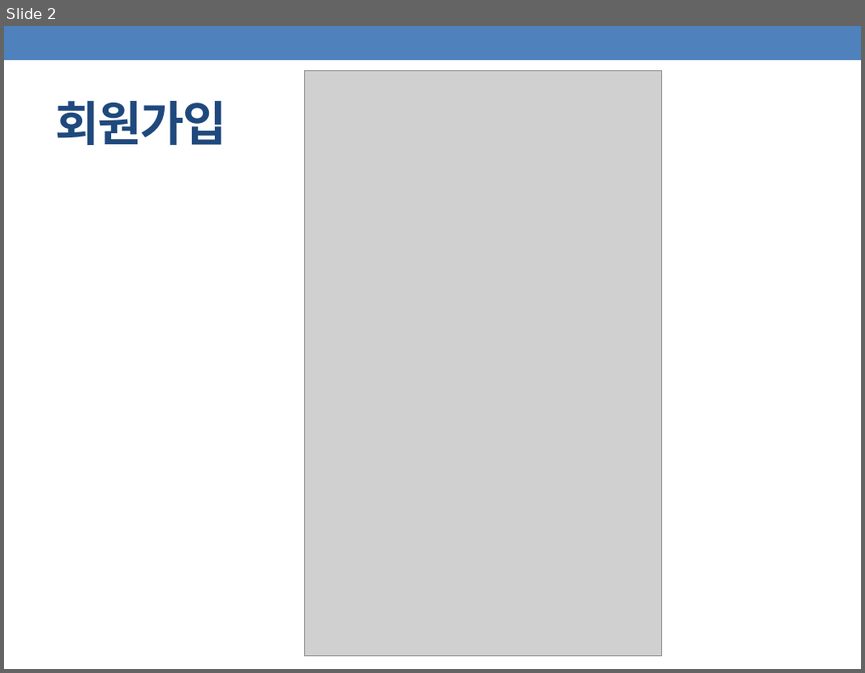
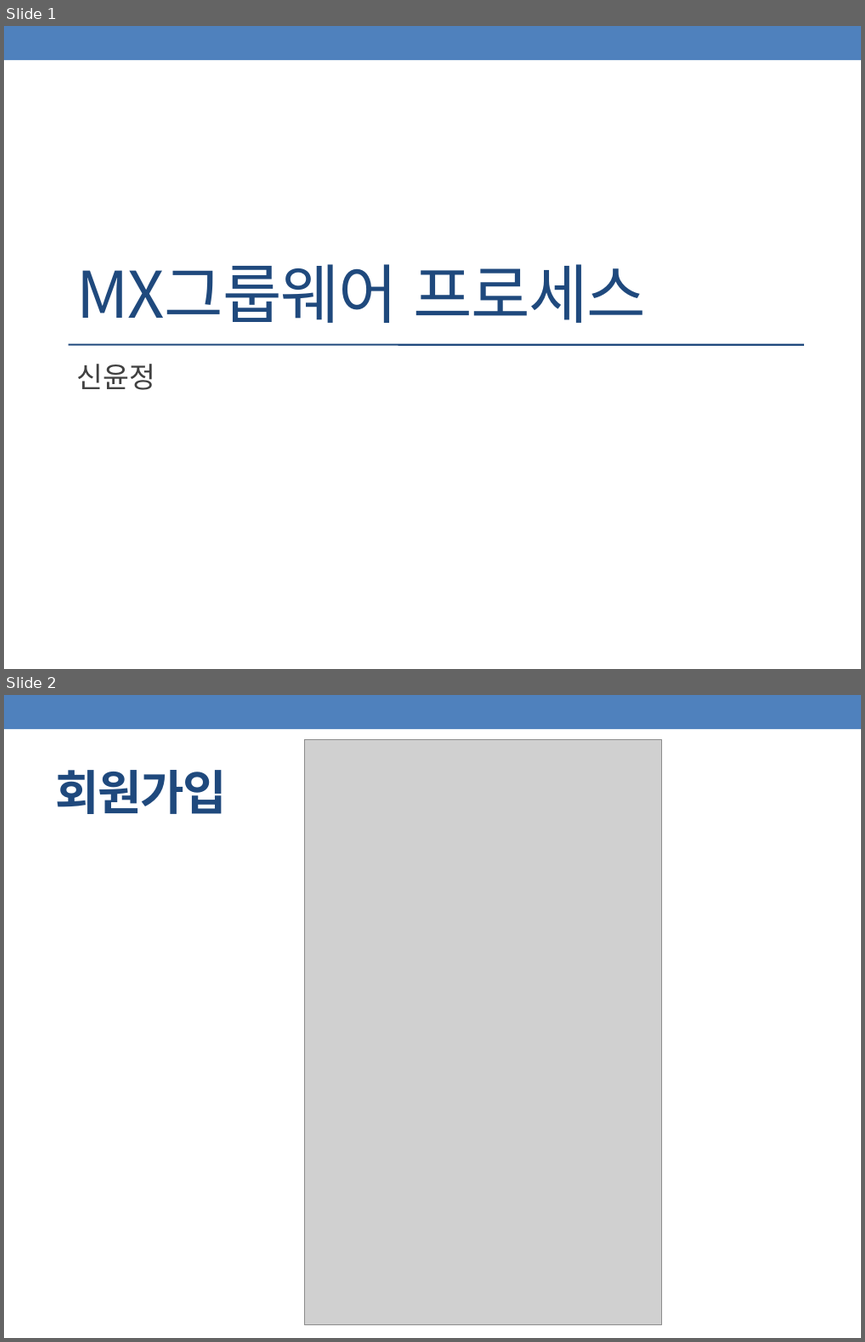
Before and after one commit to kimmy100b/mx_process, a slide deck: 그룹웨어 ppt.pptx. Shown one above the other, each under a label of ours: slide 2 before the commit, slides 1 and 2 after it. The pictures are 865x673 and 865x1342 pixels, drawn with LibreOffice and Linux fonts; fonts in the diff are those of the drawing; grey boxes stand for pictures. Boxes give left, top, right and bottom in pixels: in the first picture for what was removed or moved away, otherwise in the second. Text is boxed around its words. In the diff, an @@ line names an element or a change of style, - is before the commit and + after.

```diff
--- a/그룹웨어 ppt.pptx
+++ b/그룹웨어 ppt.pptx
@@ slide 1 added at bbox=[4, 26, 861, 669], background #FFFFFF; not listed: 1 template element that a slide beside it also shows @@
@@ title added at bbox=[77, 264, 646, 323], 54 pt, text #1F497D @@
+MX그룹웨어 프로세스
@@ line added from (69, 345) to (803, 345), #1F497D 1.5 pt @@
@@ subtitle added at bbox=[77, 363, 156, 390], 24 pt, text #404040 @@
+신윤정
```
Also in this commit, not shown: 1 slide removed, 1 other file.
